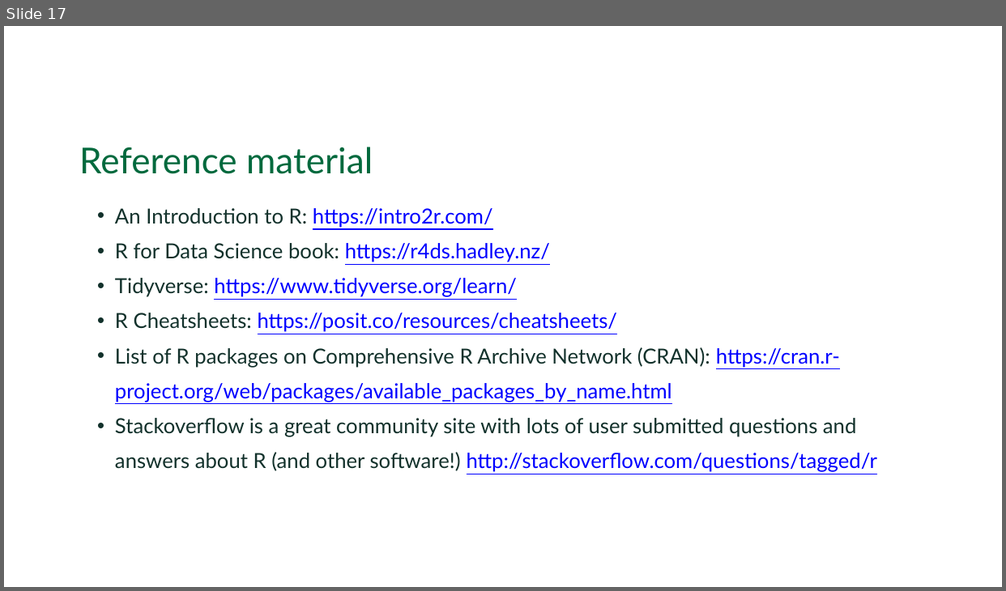
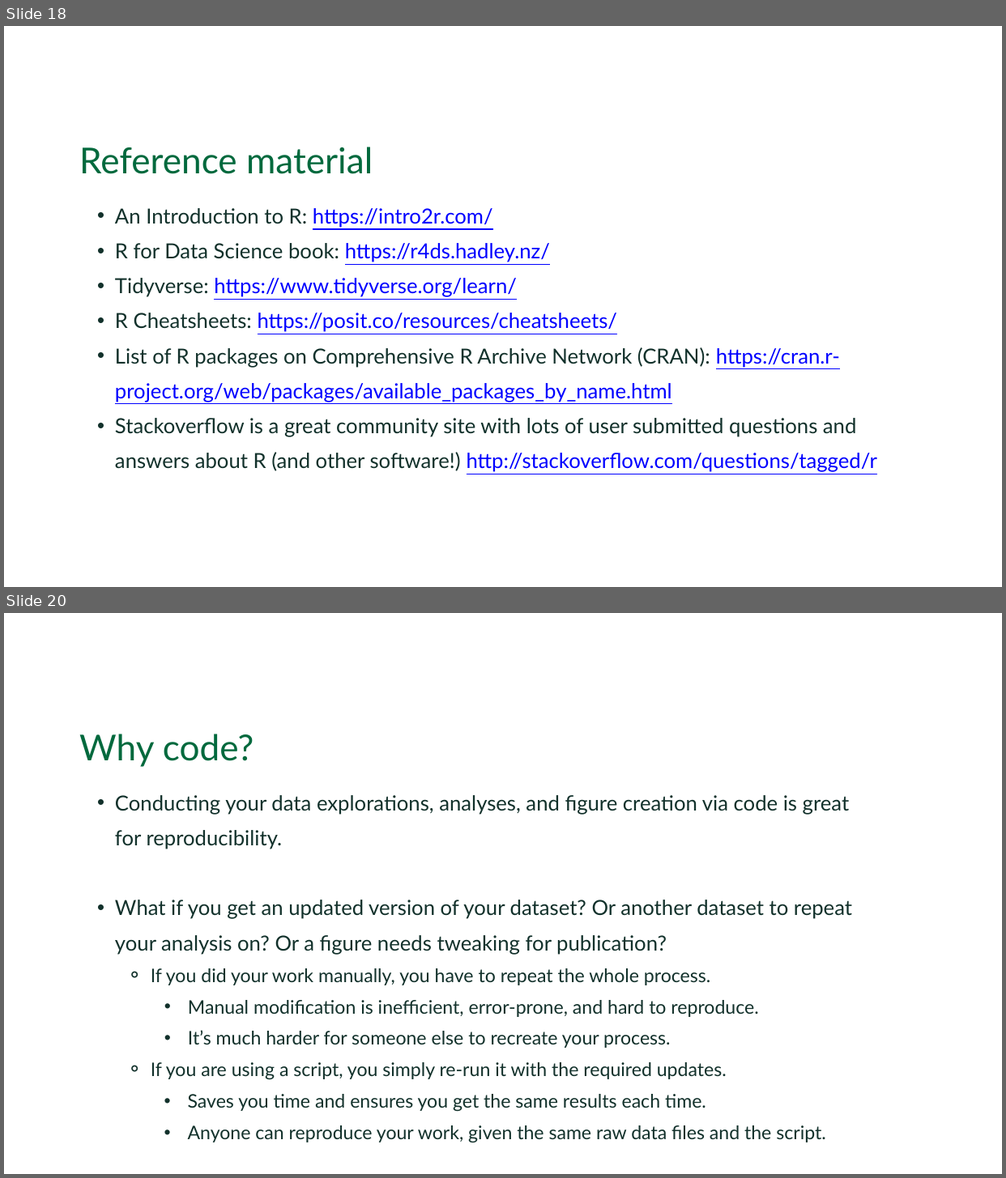
Before and after one commit to Dartmouth-Libraries/r_research-fundamentals_ws, a slide deck: slides/01b_R_intro_data_functions.pptx. Shown one above the other, each under a label of ours: slide 17 before the commit, slides 18 and 20 after it; the slides between them are not shown. The pictures are 1006x591 and 1006x1178 pixels, drawn with LibreOffice and Linux fonts; fonts in the diff are those of the drawing; background and template pictures are left out. Boxes give left, top, right and bottom in pixels: in the first picture for what was removed or moved away, otherwise in the second. Text is boxed around its words. In the diff, an @@ line names an element or a change of style, - is before the commit and + after.

```diff
--- a/slides/01b_R_intro_data_functions.pptx
+++ b/slides/01b_R_intro_data_functions.pptx
@@ slide 20 added at (x1=4, y1=613, x2=1002, y2=1174), background #FFFFFF @@
@@ text added at (x1=79, y1=734, x2=253, y2=767), 34.5 pt, text #00693D @@
+Why code?
@@ text added at (x1=115, y1=795, x2=852, y2=1144), 18 pt, text #12312B @@
+  • Conducting your data explorations, analyses, and figure creation via code is great for reproducibility.
+  • What if you get an updated version of your dataset? Or another dataset to repeat your analysis on? Or a figure needs tweaking for publication?
+    ⚬ If you did your work manually, you have to repeat the whole process.
+      • Manual modification is inefficient, error-prone, and hard to reproduce.
+      • It’s much harder for someone else to recreate your process.
+    ⚬ If you are using a script, you simply re-run it with the required updates.
+      • Saves you time and ensures you get the same results each time.
+      • Anyone can reproduce your work, given the same raw data files and the script.
@@ what was slide 17 is now slide 18 @@
```
Also in this commit, not shown: 3 slides changed, 2 other slides added, 3 other files.
